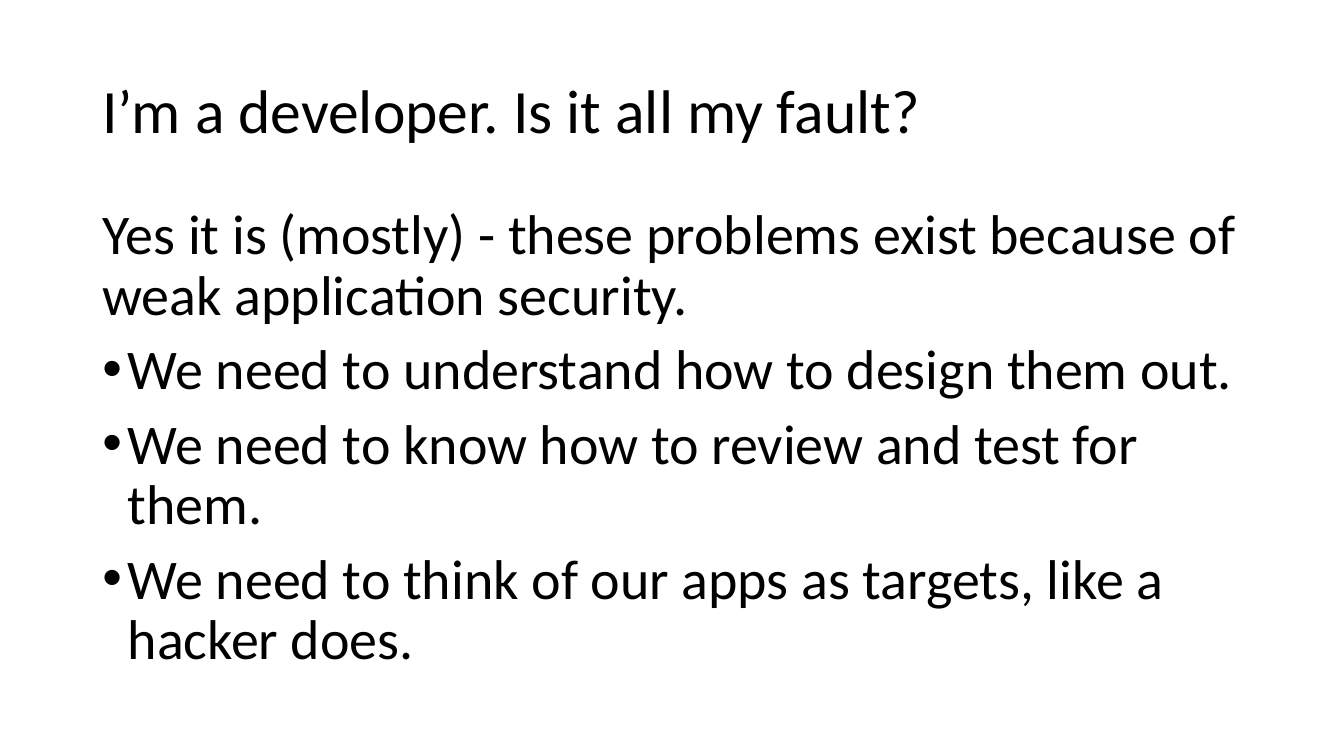
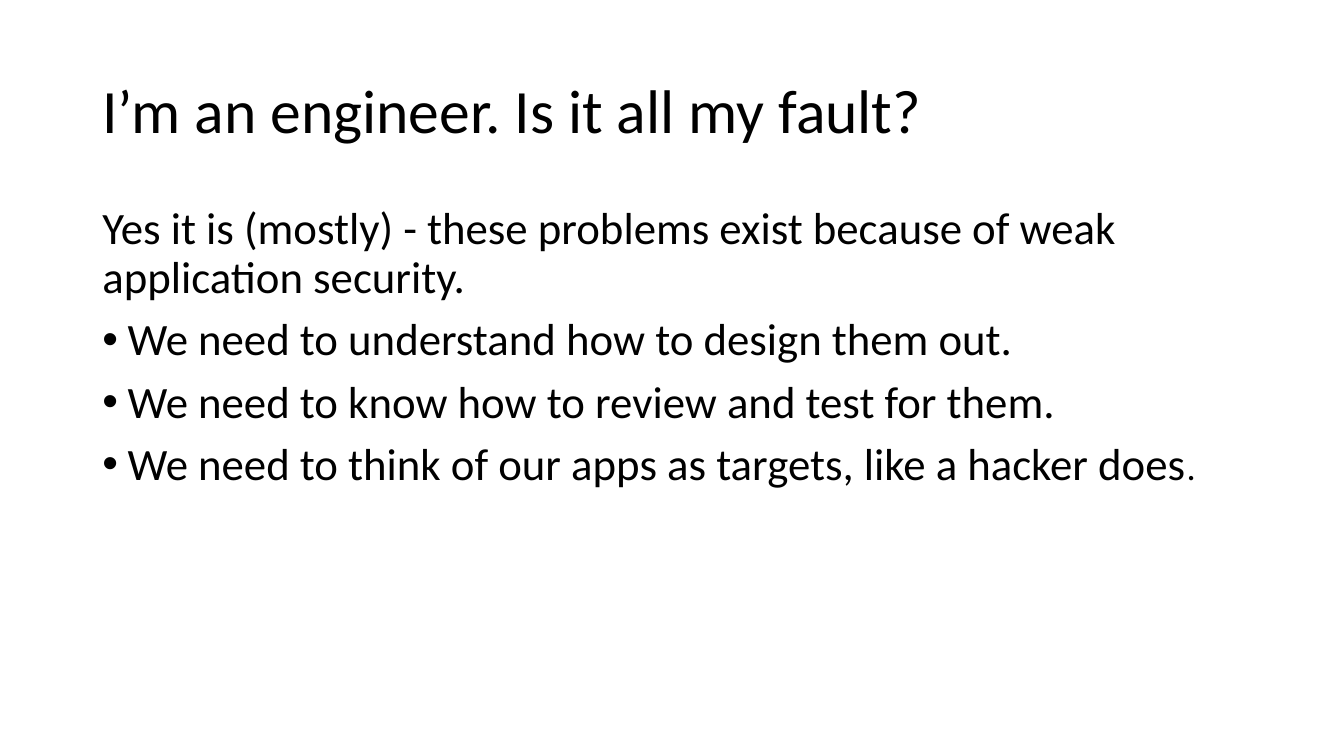
Before and after one commit to robinsillem/SecurityTraining, a slide deck: slide 8 of Attacks/Session hijacking via MITM.pptx (slide 10 before the commit). Drawn at 1344x756 pixels with LibreOffice and Linux fonts; fonts in the diff are those of the drawing. Boxes give left, top, right and bottom in pixels: in the first picture for what was removed or moved away, otherwise in the second. Text is boxed around its words. In the diff, an @@ line names an element or a change of style, - is before the commit and + after.

```diff
--- a/Attacks/Session hijacking via MITM.pptx
+++ b/Attacks/Session hijacking via MITM.pptx
@@ text at [102,90,921,144]: text changed @@
-I’m a developer. Is it all my fault?
+I’m an engineer. Is it all my fault?
@@ text "Yes it is (mostly) - ..." at [102,211,1185,488]: size 40 to 32 pt; size 40 to 26 pt in "does." @@
```
Also in this commit, not shown: 7 other slides changed, 3 slides added, 5 slides removed, 10 other files.
